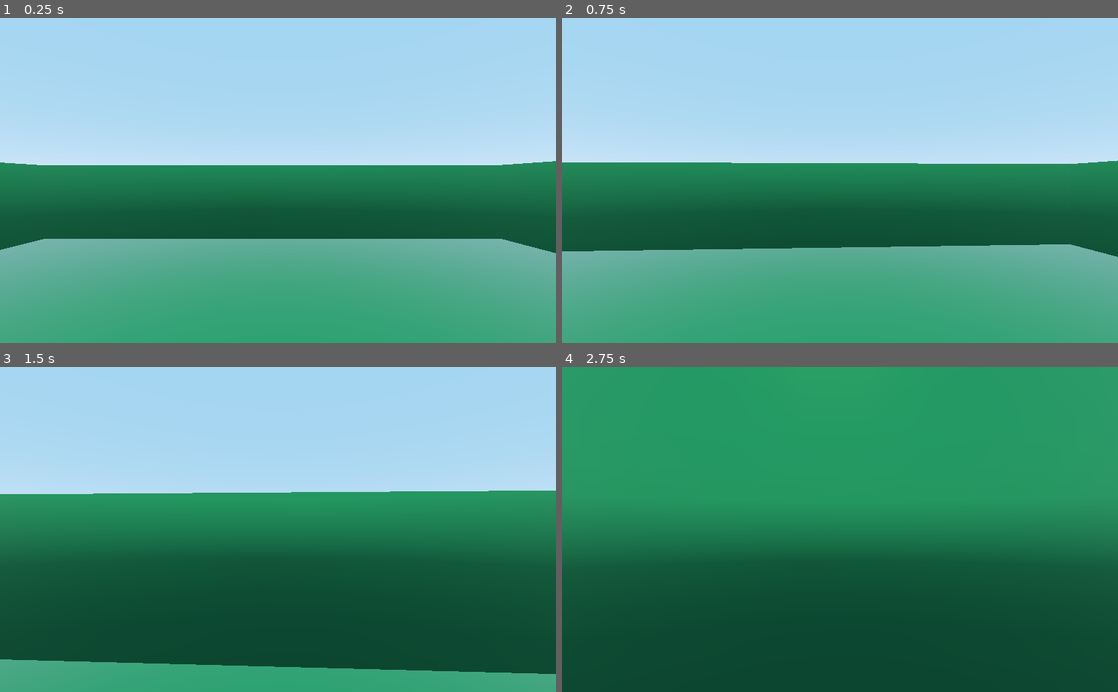
Above: before the commit, frames 1-4 (two rows, left to right).
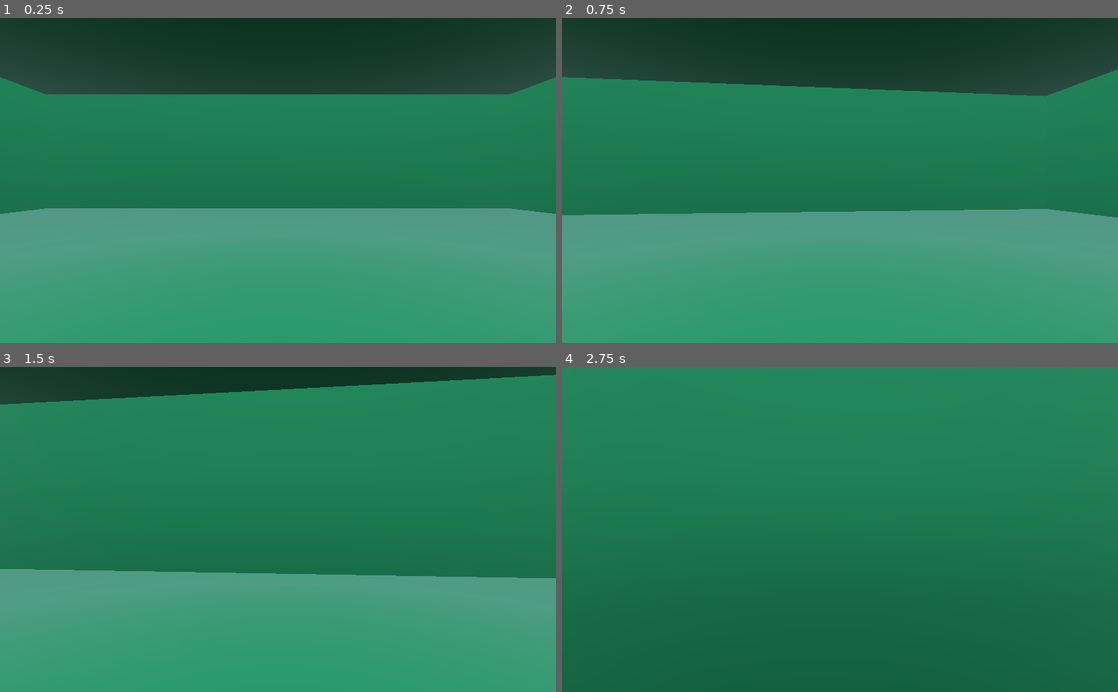
Above: after the commit, the same moments.

Repository: bigdavisc/ProjectTesseract
Game: Godot game, scene res://World.tscn
The game is run twice, just before and just after one commit, with the same random seed, the same clock (stepped at 60 frames per second) and the same inputs.
Inputs (mouse positions are in pixels of both pictures, inside the frame that each line leads up to):
- Up to frame 1 (0.25 s): no input
- Up to frame 2 (0.75 s): tap Enter at 0.5 s; move the mouse to (867, 180) at 0.52 s; hold W (move_forward) from 0.53 s (still down)
- Up to frame 3 (1.5 s): keep holding W (move_forward); move the mouse to (250, 529) at 1.27 s
- Up to frame 4 (2.75 s): keep holding W (move_forward); move the mouse to (851, 523) at 2.02 s

The runs differ from the first frame. In frame 1, 61% of the frame differs, in the area x 0-100%, y 0-83%; in frame 2, 60%; in frame 3, 71%, in the area x 0-100%, y 0-95%; in frame 4, 45%.

Commit message:
Add ceiling and minor player changes

Diff:
--- a/Map.tscn
+++ b/Map.tscn
@@ -1,76 +1,61 @@
-[gd_scene load_steps=7 format=2]
+[gd_scene load_steps=3 format=2]
 
 [ext_resource path="res://green_material.tres" type="Material" id=1]
 
 [sub_resource type="BoxShape" id=1]
 
-[sub_resource type="PlaneMesh" id=2]
-
-[sub_resource type="BoxShape" id=3]
-extents = Vector3( 0.1, 1, 10 )
-
-[sub_resource type="CubeMesh" id=4]
-
-[sub_resource type="BoxShape" id=5]
-extents = Vector3( 0.1, 1, 10 )
-
 [node name="Map" type="Spatial"]
 
-[node name="Plane" type="StaticBody" parent="."]
+[node name="Floor" type="StaticBody" parent="."]
+transform = Transform( 20, 0, 0, 0, 0.1, 0, 0, 0, 20, 0, 0, 0 )
 
-[node name="CollisionShape" type="CollisionShape" parent="Plane"]
-transform = Transform( 10, 0, 0, 0, 0.1, 0, 0, 0, 10, 0, 0, 0 )
+[node name="CollisionShape" type="CollisionShape" parent="Floor"]
 shape = SubResource( 1 )
 
-[node name="MeshInstance" type="MeshInstance" parent="Plane"]
-transform = Transform( 10, 0, 0, 0, 10, 0, 0, 0, 10, 0, 0, 0 )
-mesh = SubResource( 2 )
-material/0 = ExtResource( 1 )
+[node name="CSGBox" type="CSGBox" parent="Floor"]
+material = ExtResource( 1 )
 
-[node name="StaticBody" type="StaticBody" parent="."]
-transform = Transform( 1, 0, 0, 0, 1, 0, 0, 0, 1, 9.34702, 1.16488, 0 )
+[node name="Ceiling" type="StaticBody" parent="."]
+transform = Transform( 20, 0, 0, 0, 0.1, 0, 0, 0, 20, 0, 10, 0 )
 
-[node name="CollisionShape" type="CollisionShape" parent="StaticBody"]
-transform = Transform( 1, 0, 0, 0, 1, 0, 0, 0, 1, 1, 0, 0 )
-shape = SubResource( 3 )
+[node name="CollisionShape" type="CollisionShape" parent="Ceiling"]
+shape = SubResource( 1 )
 
-[node name="MeshInstance" type="MeshInstance" parent="StaticBody"]
-transform = Transform( 0.1, 0, 0, 0, 2, 0, 0, 0, 10, 1, 0, 0 )
-mesh = SubResource( 4 )
-material/0 = ExtResource( 1 )
+[node name="CSGBox" type="CSGBox" parent="Ceiling"]
+material = ExtResource( 1 )
 
-[node name="StaticBody2" type="StaticBody" parent="."]
-transform = Transform( 1, 0, 0, 0, 1, 0, 0, 0, 1, -10.653, 1.16488, 0 )
+[node name="Wall" type="StaticBody" parent="."]
+transform = Transform( 20, 0, 0, 0, 5, 0, 0, 0, 0.1, 0, 5, -20 )
 
-[node name="CollisionShape" type="CollisionShape" parent="StaticBody2"]
-transform = Transform( 1, 0, 0, 0, 1, 0, 0, 0, 1, 1, 0, 0 )
-shape = SubResource( 5 )
+[node name="CollisionShape" type="CollisionShape" parent="Wall"]
+shape = SubResource( 1 )
 
-[node name="MeshInstance" type="MeshInstance" parent="StaticBody2"]
-transform = Transform( 0.1, 0, 0, 0, 2, 0, 0, 0, 10, 1, 0, 0 )
-mesh = SubResource( 4 )
-material/0 = ExtResource( 1 )
+[node name="CSGBox" type="CSGBox" parent="Wall"]
+material = ExtResource( 1 )
 
-[node name="StaticBody3" type="StaticBody" parent="."]
-transform = Transform( -4.37114e-08, 0, 1, 0, 1, 0, -1, 0, -4.37114e-08, -0.652975, 1.16488, 10 )
+[node name="Wall2" type="StaticBody" parent="."]
+transform = Transform( 20, 0, 0, 0, 5, 0, 0, 0, 0.1, 0, 5, 20 )
 
-[node name="CollisionShape" type="CollisionShape" parent="StaticBody3"]
-transform = Transform( 1, 0, 0, 0, 1, 0, 0, 0, 1, 0, 0, 1 )
-shape = SubResource( 5 )
+[node name="CollisionShape" type="CollisionShape" parent="Wall2"]
+shape = SubResource( 1 )
 
-[node name="MeshInstance" type="MeshInstance" parent="StaticBody3"]
-transform = Transform( 0.1, 0, 0, 0, 2, 0, 0, 0, 10, 0, 0, 1 )
-mesh = SubResource( 4 )
-material/0 = ExtResource( 1 )
+[node name="CSGBox" type="CSGBox" parent="Wall2"]
+material = ExtResource( 1 )
 
-[node name="StaticBody4" type="StaticBody" parent="."]
-transform = Transform( -4.37114e-08, 0, 1, 0, 1, 0, -1, 0, -4.37114e-08, -0.652975, 1.16488, -10 )
+[node name="Wall3" type="StaticBody" parent="."]
+transform = Transform( 0.1, 0, 0, 0, 5, 0, 0, 0, 20, -20, 5, 0 )
 
-[node name="CollisionShape" type="CollisionShape" parent="StaticBody4"]
-transform = Transform( 1, 0, 0, 0, 1, 0, 0, 0, 1, 0, 0, 1 )
-shape = SubResource( 5 )
+[node name="CollisionShape" type="CollisionShape" parent="Wall3"]
+shape = SubResource( 1 )
 
-[node name="MeshInstance" type="MeshInstance" parent="StaticBody4"]
-transform = Transform( 0.1, 0, 0, 0, 2, 0, 0, 0, 10, 0, 0, 1 )
-mesh = SubResource( 4 )
-material/0 = ExtResource( 1 )
+[node name="CSGBox" type="CSGBox" parent="Wall3"]
+material = ExtResource( 1 )
+
+[node name="Wall4" type="StaticBody" parent="."]
+transform = Transform( 0.1, 0, 0, 0, 5, 0, 0, 0, 20, 20, 5, 0 )
+
+[node name="CollisionShape" type="CollisionShape" parent="Wall4"]
+shape = SubResource( 1 )
+
+[node name="CSGBox" type="CSGBox" parent="Wall4"]
+material = ExtResource( 1 )
--- a/Player.gd
+++ b/Player.gd
@@ -1,7 +1,9 @@
 extends KinematicBody
 
-var player_speed = 6
-
+var player_speed = 8
+var mouse_sensetivity = 0.1
+var upper_view_limit = 50
+var lower_view_limit = 50
 var gravity = 9.8  #Will be changed by plane Player exists on
 var vertical_velocity = 0
 
@@ -40,6 +42,6 @@
 
 func _input(event):
 	if event is InputEventMouseMotion and Input.get_mouse_mode() == Input.MOUSE_MODE_CAPTURED:
-		$Camera.rotate_x(deg2rad(event.relative.y * 0.05))
-		$Camera.rotation.x = clamp($Camera.rotation.x, deg2rad(-70), deg2rad(70))
-		rotate_y(deg2rad(event.relative.x * 0.05 * -1))
+		$Camera.rotate_x(deg2rad(event.relative.y * mouse_sensetivity))
+		$Camera.rotation.x = clamp($Camera.rotation.x, deg2rad(-lower_view_limit), deg2rad(upper_view_limit))
+		rotate_y(deg2rad(event.relative.x * mouse_sensetivity * -1))
--- a/green_material.tres
+++ b/green_material.tres
@@ -2,5 +2,8 @@
 
 [resource]
 albedo_color = Color( 0.207843, 0.85098, 0.462745, 1 )
-metallic = 0.67
-roughness = 0.25
+metallic = 0.44
+roughness = 0.51
+refraction_enabled = true
+refraction_scale = 0.05
+refraction_texture_channel = 0
